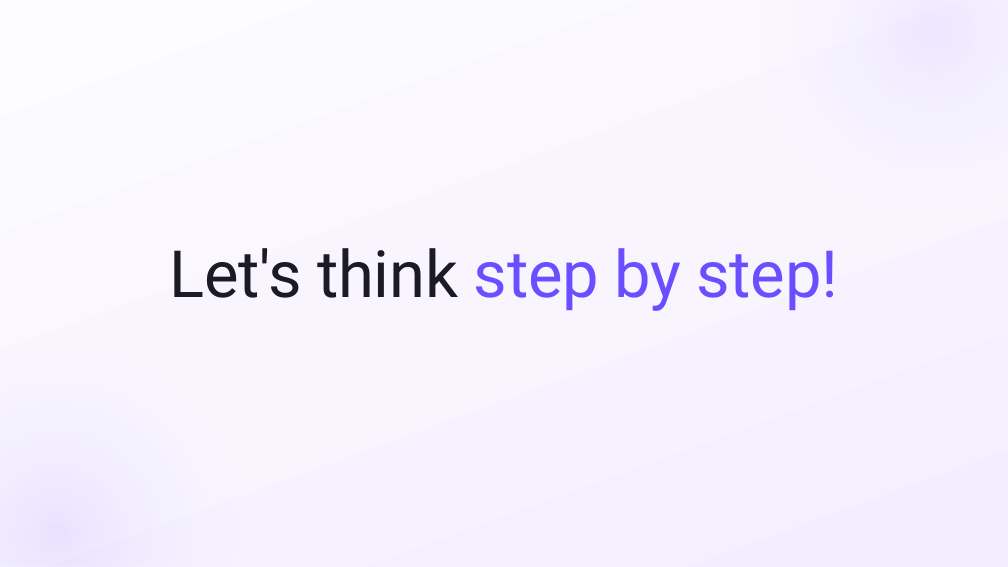
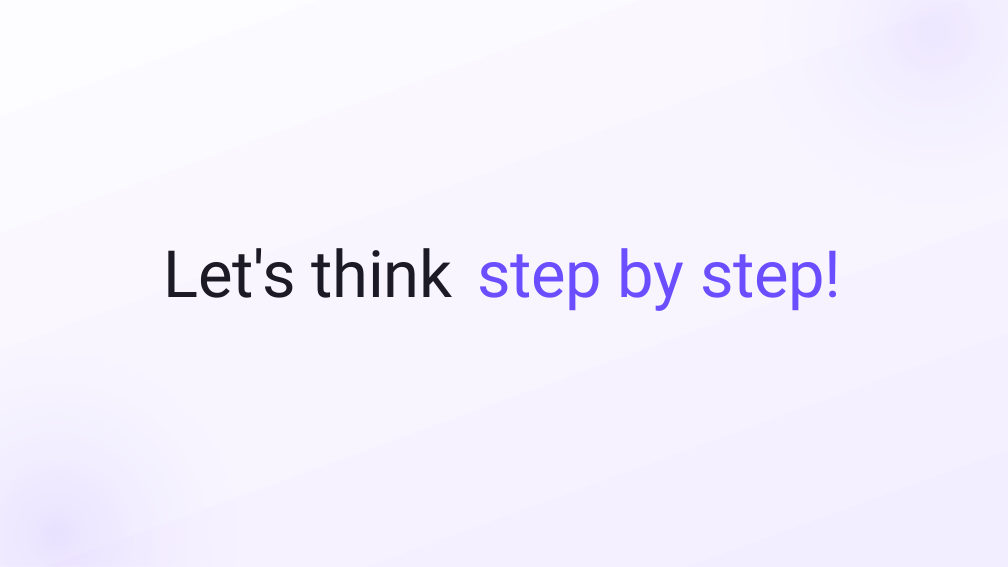
Before and after one commit to SB-Jo/t3, a slide deck: slide 9 of weave/결선준비/09_HowItWorks/HowItWorks_Argon_claude.pptx. Drawn at 1008x567 pixels with LibreOffice and Linux fonts; fonts in the diff are those of the drawing; background and template pictures are left out. Boxes give left, top, right and bottom in pixels: in the first picture for what was removed or moved away, otherwise in the second. Text is boxed around its words. In the diff, an @@ line names an element or a change of style, - is before the commit and + after.

```diff
--- a/weave/결선준비/09_HowItWorks/HowItWorks_Argon_claude.pptx
+++ b/weave/결선준비/09_HowItWorks/HowItWorks_Argon_claude.pptx
@@ text at (164,248,453,298): text changed; text colour #6B4EFF to #1C1A24 @@
-Let's think step by step!
+Let's think
@@ text added at (477,248,841,311), 62 pt, text #6B4EFF @@
+step by step!
```
Also in this commit, not shown: 4 other slides changed, 43 other files.
